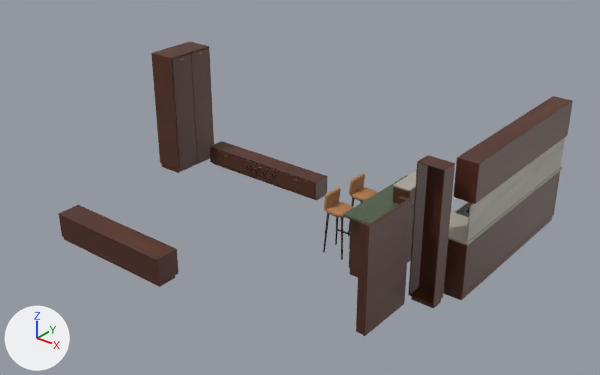
A saved change to the glTF model public/models/social.glb.
The view is the same before and after, from a camera (50 mm lens) standing at (10.11, -13.46, 5.89) and looking at (3.35, -5.01, 0.65). Arrows for +X, +Y and +Z are at lower left; the lights stay in place. The first picture is the older version. Where no turn or scale is listed for an object, it has been applied to the vertices. Vertices at exactly the same position are counted once.

The first picture shows 'Baltimore teak cabinet cap', 'Cabinet horizontal', 'Cabinet horizontal.002', 'Cabinet horizontal.004', 'Cabinet horizontal.006', 'Display niche shelf', 'Glossy green island tile', 'Grid-panel island face', 'Honed counter', 'Niche side return', 'Recessed cabinet back', 'Recessed cabinet back.001', 'Recessed cabinet back.002', 'Recessed cabinet back.004' and 6 more.
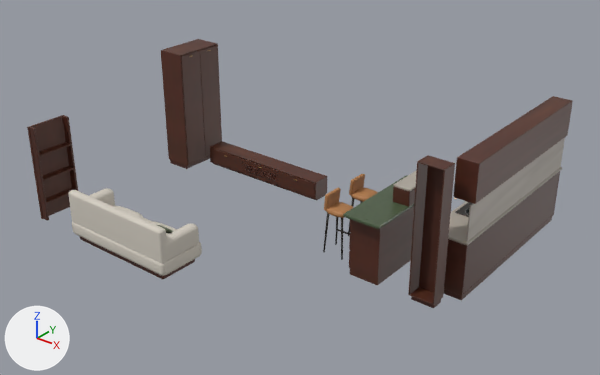
Where the newer file only moved an object's origin or applied its transform, the numbers keep the older frame.

Location of each change, [x1, y1, x2, y2] in pixels of the pictures (600 x 375 px):
'Cabinet horizontal.004', moved
    before: [151, 41, 214, 170]
    after: [161, 39, 222, 166]
'Display niche shelf', moved, rescaled
    before: [363, 198, 411, 336]
    after: [27, 115, 76, 219]
'Padded sofa seat', added
    after: [68, 188, 202, 276]
'Baltimore teak cabinet cap', deleted (brown)
    before: [58, 205, 178, 284]
'Recessed cabinet back.004', deleted (brown)
    before: [60, 216, 175, 287]
'Niche side return', moved, rescaled (23% shorter)
    before: [356, 196, 408, 334]
    after: [29, 115, 78, 221]
'Recessed teak sofa plinth', added
    after: [80, 237, 195, 279]
'Recessed cabinet back.002', moved
    before: [162, 53, 210, 173]
    after: [170, 51, 210, 169]
'Olive toss cushion', added
    after: [157, 225, 173, 234]
'Grid-panel island face', unchanged, uncovered by the edit
    before: [349, 187, 415, 277]
    after: [349, 187, 415, 285]

The edits, one by one:
Material 'Ivory woven sofa upholstery' (mat_ivory_woven_sofa_upholstery) is new.
Its base color is (0.66, 0.616, 0.541) (light grey #d4cec2).
Its roughness is 0.87.
Material 'Olive woven accent pillow' (mat_olive_woven_accent_pillow) is new.
Its base color is (0.105, 0.128, 0.073) (greyish green #5b644c).
Its roughness is 0.94.
me_cube_166 is used by ob_display_niche_shelf; location (5.55, -6.2, 0.29).
me_cube_166 had 224 vertices, 432 faces and spanned x -0.065..0.087, y -0.44..0.44, z -0.29..1.19.
me_cube_166 now has 224 vertices, 432 faces and spans x -5.422..-5.269, y -1.027..-0.393, z -0.29..1.19.
me_cube_166 part 1: the whole mesh is scaled about its middle by (-1, -0.72, 1), then moved by (-5.357, -0.71, 0.0).
me_cube_164 is used by ob_niche_side_return; location (5.55, -5.8, 0.74).
me_cube_164 had 112 vertices, 216 faces and spanned x -0.057..0.057, y -0.826..0.026, z -0.74..0.74.
me_cube_164 now has 112 vertices, 216 faces and spans x -5.401..-5.287, y -1.416..-0.804, z -0.74..0.74.
me_cube_164 part 2: the whole mesh is scaled about its middle by (-1, -0.72, 1), then moved by (-5.344, -0.71, 0.0).
Mesh me_cube_169 is new.
It has 56 vertices, 108 faces and spans x -0.87..0.87, y -0.3..0.3, z -0.04..0.04.
It uses material mat_taco_th_356___baltimore_teak (picture img_baltimore_teak).
Mesh me_padded_sofa_seat is new.
It has 2428 vertices, 4824 faces and spans x -0.96..0.96, y -0.37..0.37, z 0.09..0.78.
It uses material mat_ivory_woven_sofa_upholstery (light grey #d4cec2).
Mesh me_olive_toss_cushion is new.
It has 962 vertices, 1920 faces and spans x 0.457..0.819, y -0.184..0.102, z 0.468..0.668.
It uses material mat_olive_woven_accent_pillow (greyish green #5b644c).
Object 'Cabinet horizontal.004' (ob_cabinet_horizontal_004) moves from (0.37, -4.39, 0.09) to (0.37, -4.19, 0.09).
Object 'Recessed cabinet back.002' (ob_recessed_cabinet_back_002) moves from (0.15, -4.39, 1.04) to (0.15, -4.19, 1.04).
Object 'Baltimore teak cabinet cap' (ob_baltimore_teak_cabinet_cap) is deleted.
Object 'Recessed cabinet back.004' (ob_recessed_cabinet_back_004) is deleted.
Object 'Recessed teak sofa plinth' (ob_recessed_teak_sofa_plinth) is new; it shows me_cube_169.
Its location is (1.98, -6.98, 0.04).
Object 'Padded sofa seat' (ob_padded_sofa_seat) is new; it shows me_padded_sofa_seat.
Its location is (1.98, -6.97, 0.0).
Object 'Olive toss cushion' (ob_olive_toss_cushion) is new; it shows me_olive_toss_cushion.
Its location is (1.98, -6.97, 0.0).
